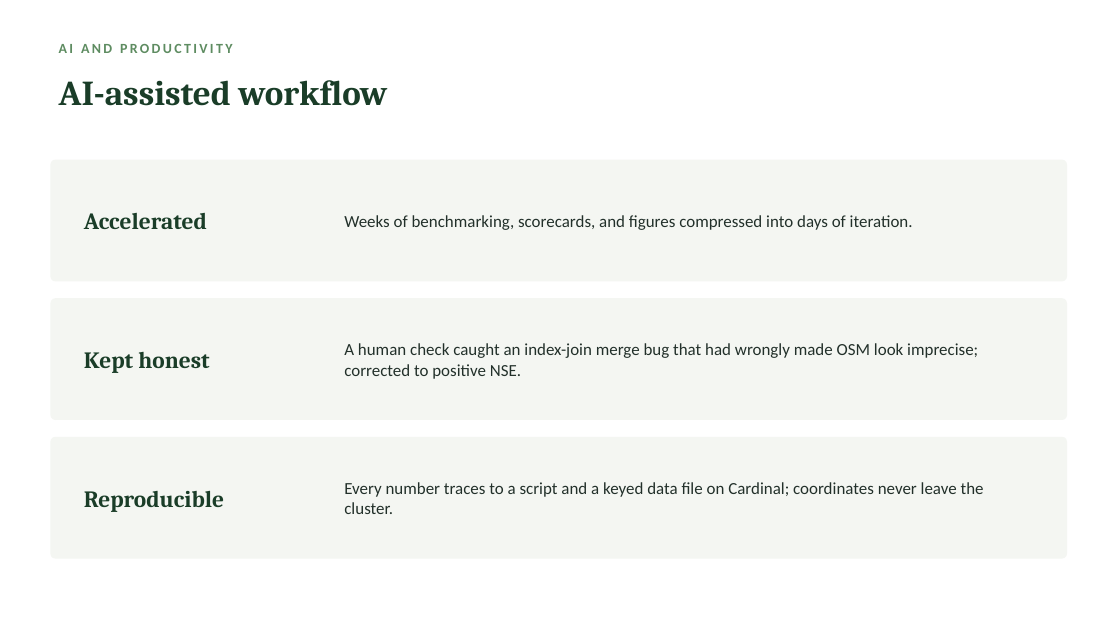
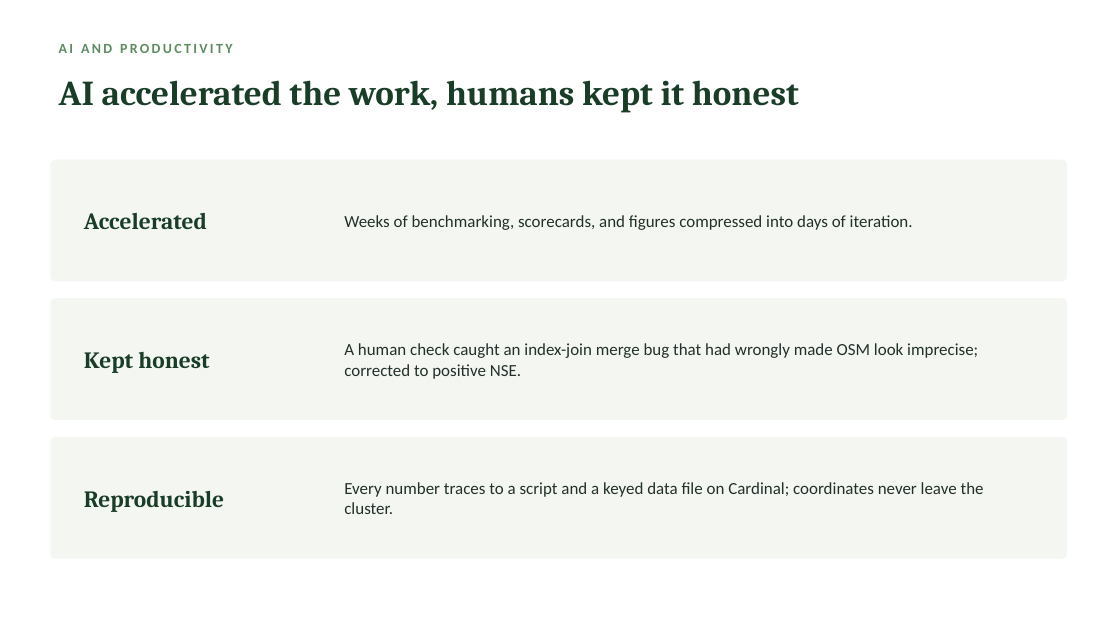
Before and after one commit to holoros/fvs-acd, a slide deck: slide 14 of FVS-ACD_Hennigar_Aug2026.pptx. Drawn at 1120x630 pixels with LibreOffice and Linux fonts; fonts in the diff are those of the drawing. Boxes give left, top, right and bottom in pixels: in the first picture for what was removed or moved away, otherwise in the second. Text is boxed around its words. In the diff, an @@ line names an element or a change of style, - is before the commit and + after.

```diff
--- a/FVS-ACD_Hennigar_Aug2026.pptx
+++ b/FVS-ACD_Hennigar_Aug2026.pptx
@@ text at (x1=59, y1=80, x2=799, y2=112): text changed @@
-AI-assisted workflow
+AI accelerated the work, humans kept it honest
```
Also in this commit, not shown: 12 other slides changed, 29 other files.
